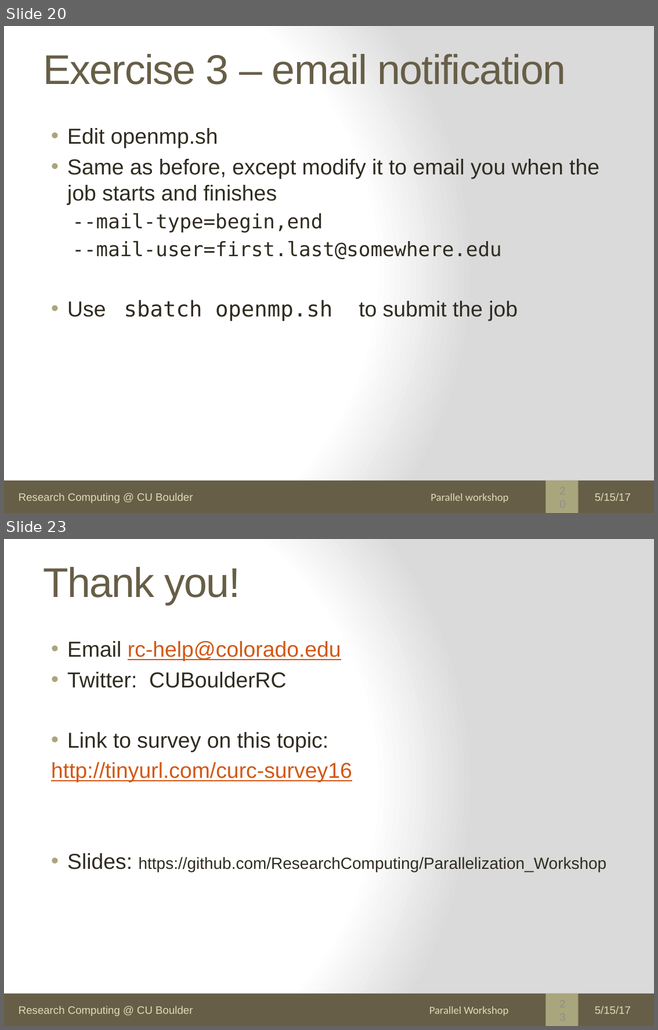
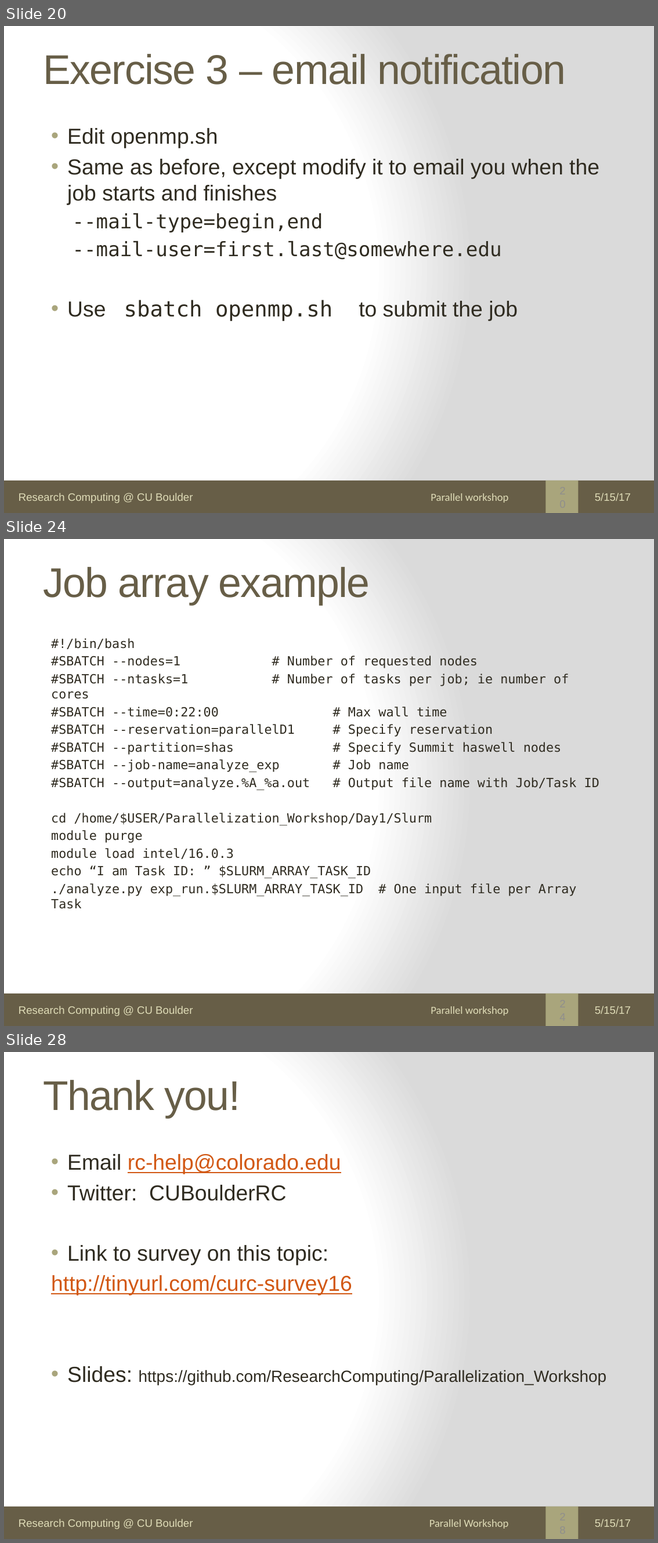
Before and after one commit to agamtomar/Parallelization_Workshop, a slide deck: Day1/Slurm-Parallel.pptx. Shown one above the other, each under a label of ours: slides 20 and 23 before the commit, slides 20, 24 and 28 after it; the slides between them are not shown. The pictures are 658x1030 and 658x1543 pixels, drawn with LibreOffice and Linux fonts; fonts in the diff are those of the drawing. Boxes give left, top, right and bottom in pixels: in the first picture for what was removed or moved away, otherwise in the second. Text is boxed around its words. In the diff, an @@ line names an element or a change of style, - is before the commit and + after.

Commit message:
second draft of Slurm materials

```diff
--- a/Day1/Slurm-Parallel.pptx
+++ b/Day1/Slurm-Parallel.pptx
@@ slide 24 added at (4, 539, 654, 1026), background gradient #FFFFFF to #DADADA; not listed: 3 template elements that a slide beside it also shows @@
@@ title added at (43, 567, 370, 605), 46 pt, text #675E47 @@
+Job array example
@@ text added at (51, 638, 599, 909), 14 pt, text #2F2B20 @@
+#!/bin/bash
+#SBATCH --nodes=1 # Number of requested nodes
+#SBATCH --ntasks=1 # Number of tasks per job; ie number of cores
+#SBATCH --time=0:22:00 # Max wall time
+#SBATCH --reservation=parallelD1 # Specify reservation
+#SBATCH --partition=shas # Specify Summit haswell nodes
+#SBATCH --job-name=analyze_exp # Job name
+#SBATCH --output=analyze.%A_%a.out # Output file name with Job/Task ID
+cd /home/$USER/Parallelization_Workshop/Day1/Slurm
+module purge
+module load intel/16.0.3
+echo “I am Task ID: ” $SLURM_ARRAY_TASK_ID
+./analyze.py exp_run.$SLURM_ARRAY_TASK_ID # One input file per Array Task
@@ text added at (430, 1006, 508, 1016), 12 pt, text #DFDCB7 @@
+Parallel workshop
@@ page number added at (552, 1000, 572, 1020), 12 pt, text #8F8F8D @@
+24
@@ text added at (594, 1006, 630, 1014), 12 pt, text #DFDCB7 @@
+5/15/17
@@ what was slide 23 is now slide 28 @@
@@ page number at (552, 1513, 572, 1533): text changed @@
-23
+28
```
Also in this commit, not shown: 2 slides changed, 4 other slides added.
